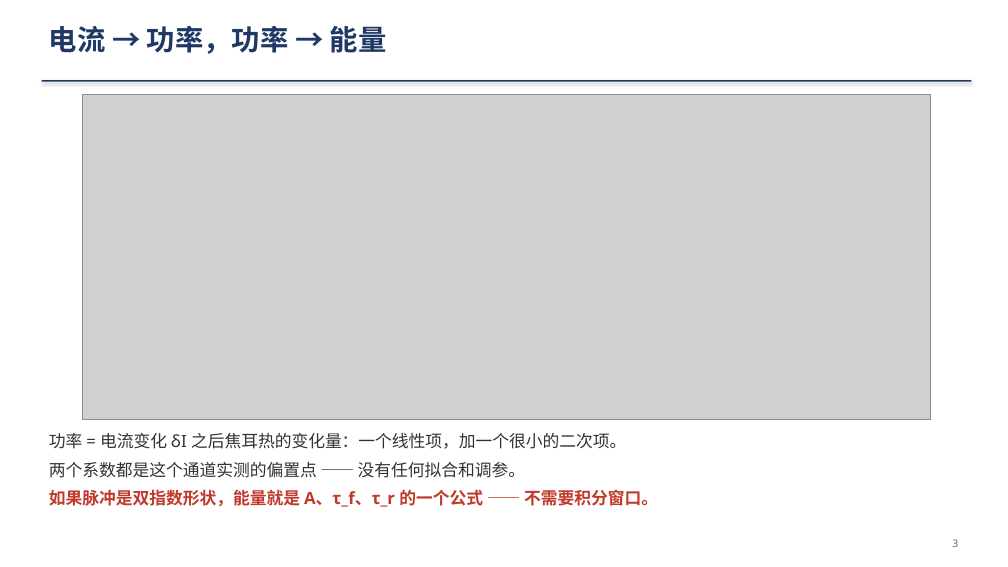
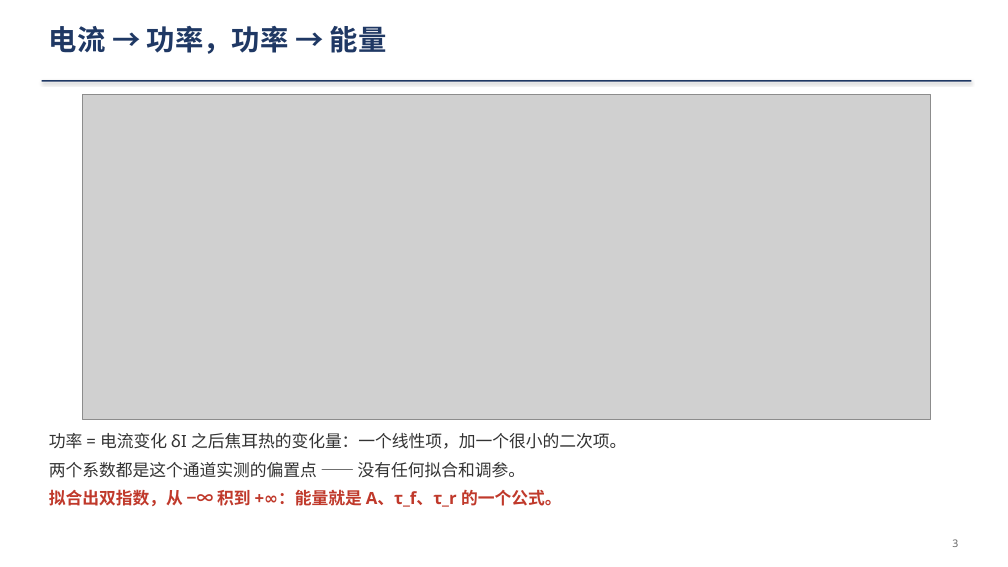
Before and after one commit to ZhihengLi0/urop, a slide deck: slide 3 of snolab/collection_efficiency/presentation/SNOLAB_R4_collection_efficiency_20260910_zh.pptx. Drawn at 1008x567 pixels with LibreOffice and Linux fonts; fonts in the diff are those of the drawing; grey boxes stand for pictures. Boxes give left, top, right and bottom in pixels: in the first picture for what was removed or moved away, otherwise in the second. Text is boxed around its words. In the diff, an @@ line names an element or a change of style, - is before the commit and + after.

```diff
--- a/snolab/collection_efficiency/presentation/SNOLAB_R4_collection_efficiency_20260910_zh.pptx
+++ b/snolab/collection_efficiency/presentation/SNOLAB_R4_collection_efficiency_20260910_zh.pptx
@@ text at [49, 489, 561, 507]: text changed @@
-如果脉冲是双指数形状，能量就是 A、τ_f、τ_r 的一个公式 —— 不需要积分窗口。
+拟合出双指数，从 −∞ 积到 +∞：能量就是 A、τ_f、τ_r 的一个公式。
```
Also in this commit, not shown: 1 other slide changed, 10 other files.
